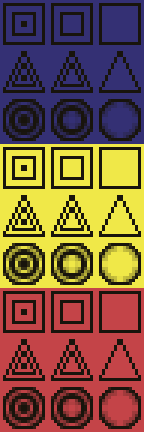
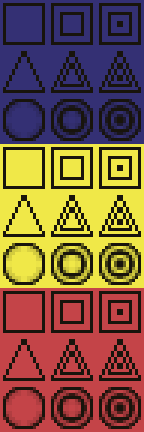
Layers edited between the first and the second 144 × 432 image:
removed layer "Pasted Layer copy" over bbox(3, 12, 141, 141)
removed layer "Layer" over bbox(3, 156, 141, 429)
renamed "Background" to "tiles.bmp", painted on it over bbox(3, 12, 141, 429)
